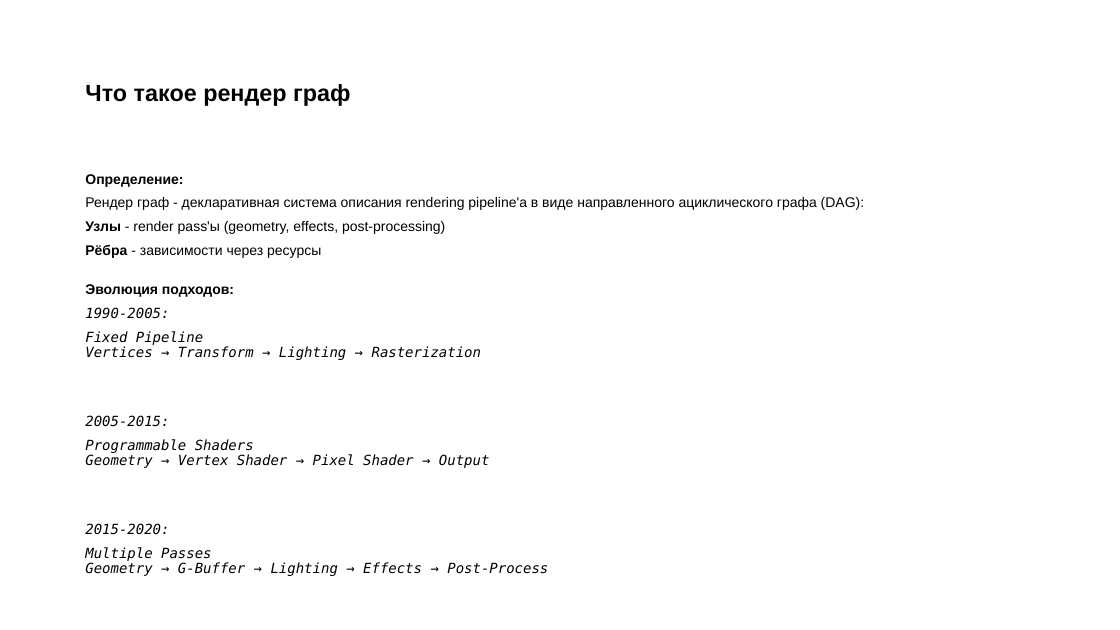
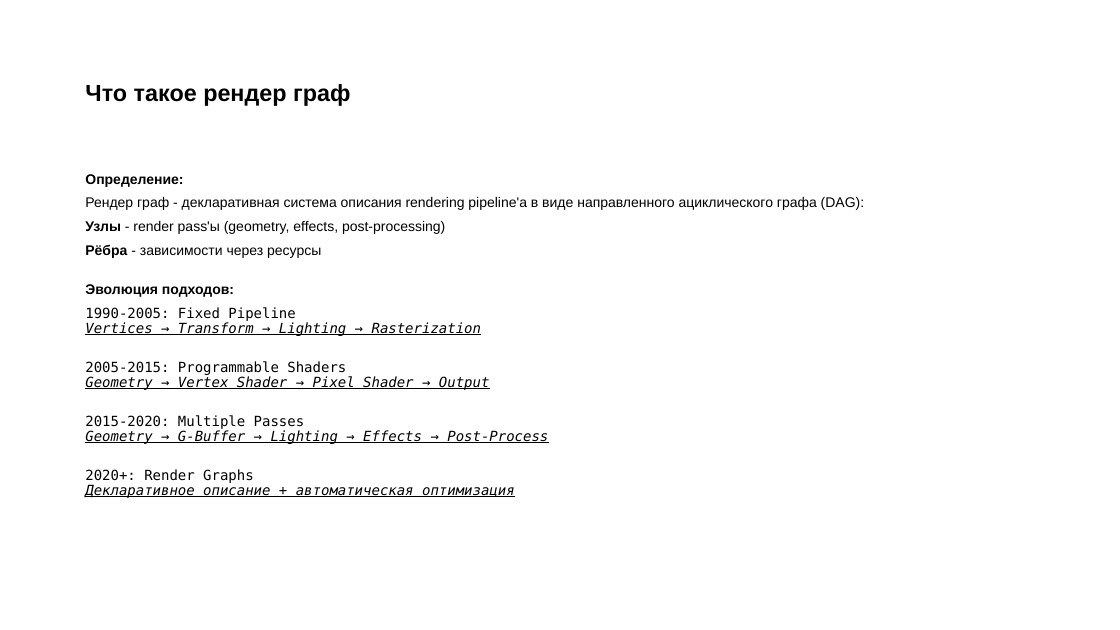
Before and after one commit to Plasmat1x/RenderGraph, a slide deck: slide 3 of doc/Presentation/RenderGraph.pptx. Drawn at 1120x630 pixels with LibreOffice and Linux fonts; fonts in the diff are those of the drawing. Boxes give left, top, right and bottom in pixels: in the first picture for what was removed or moved away, otherwise in the second. Text is boxed around its words. In the diff, an @@ line names an element or a change of style, - is before the commit and + after.

```diff
--- a/doc/Presentation/RenderGraph.pptx
+++ b/doc/Presentation/RenderGraph.pptx
@@ text at [85,307,548,444]: text changed @@
-1990-2005:
-Fixed Pipeline
-Vertices → Transform → Lighting → Rasterization
-2005-2015:
-Programmable Shaders
-Geometry → Vertex Shader → Pixel Shader → Output
-2015-2020:
-Multiple Passes
-Geometry → G-Buffer → Lighting → Effects → Post-Process
+1990-2005: Fixed Pipeline
+Vertices → Transform → Lighting → Rasterization
+2005-2015: Programmable Shaders
+Geometry → Vertex Shader → Pixel Shader → Output
+2015-2020: Multiple Passes
+Geometry → G-Buffer → Lighting → Effects → Post-Process
@@ text at [85,469,515,498]: italic off in "2020+: Render Graphs"; underline on in "Декларативное описание + автоматическая оптимизация" @@
```
Also in this commit, not shown: 2 other slides changed, 2 slides added, 1 other file.
